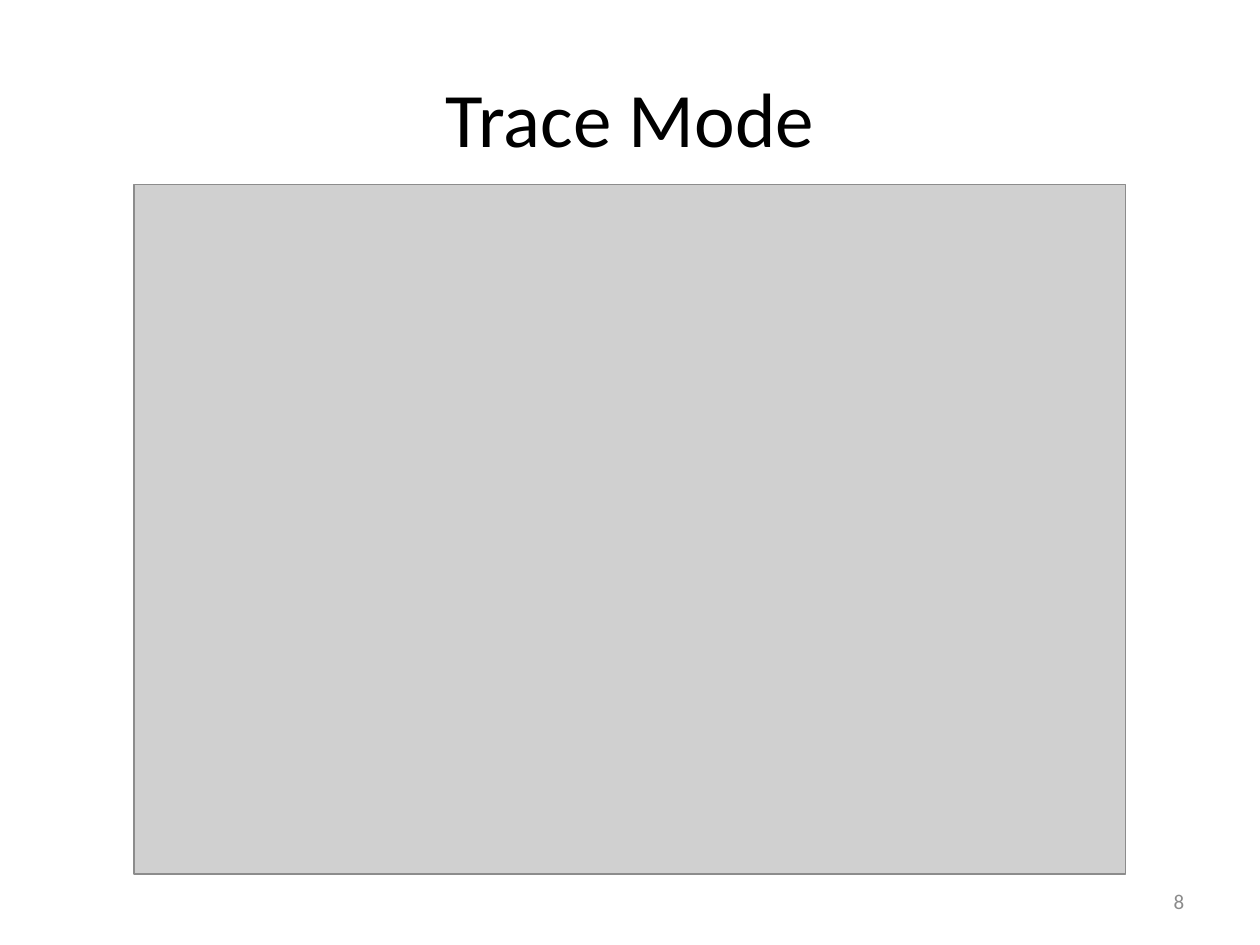
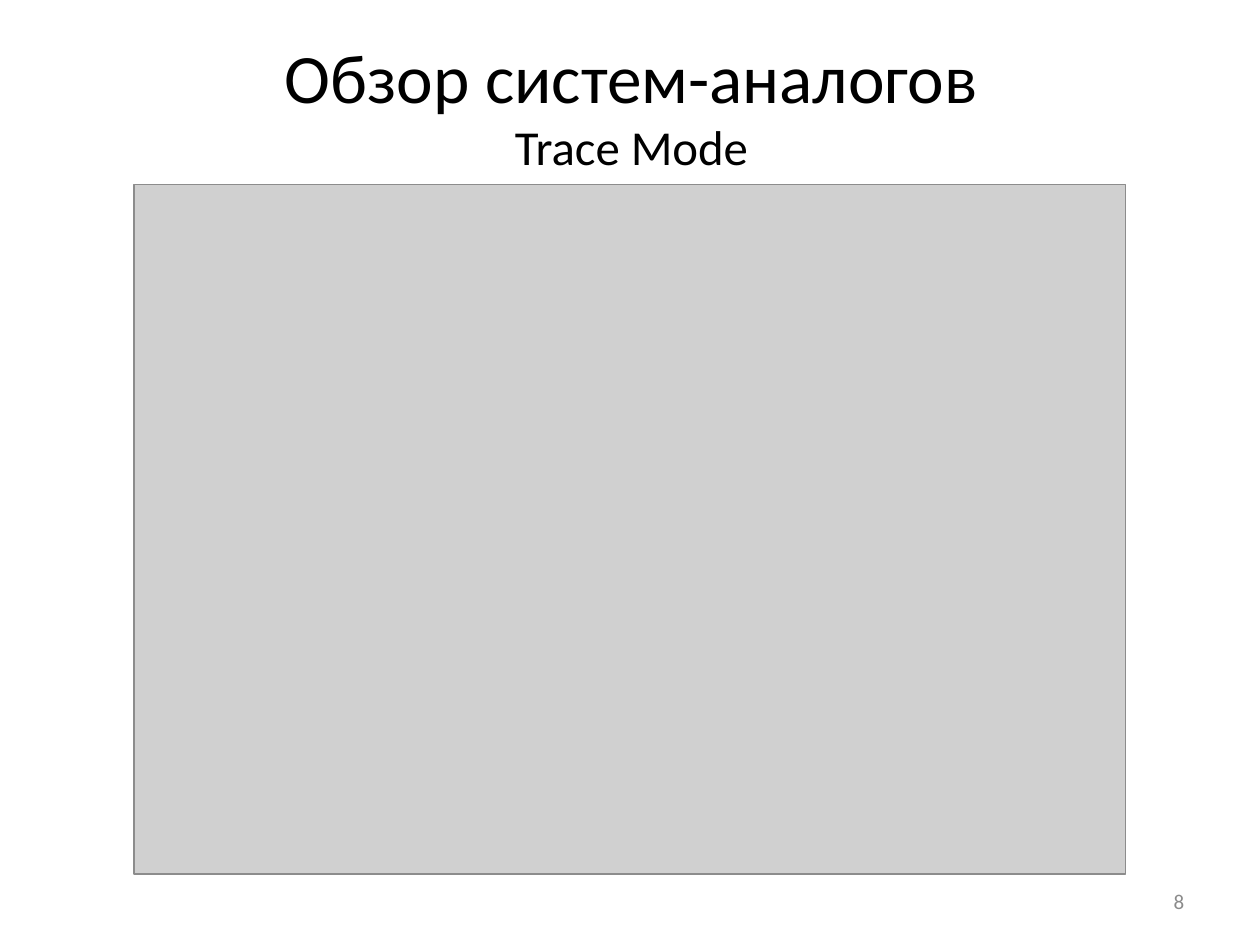
Before and after one commit to Morgan163/diplom, a slide deck: slide 8 of Автоматизированная система моделирования волоконно-оптических датчиков со структурным резервированием.pptx. Drawn at 1260x945 pixels with LibreOffice and Linux fonts; fonts in the diff are those of the drawing; grey boxes stand for pictures. Boxes give left, top, right and bottom in pixels: in the first picture for what was removed or moved away, otherwise in the second. Text is boxed around its words. In the diff, an @@ line names an element or a change of style, - is before the commit and + after.

```diff
--- a/Автоматизированная система моделирования волоконно-оптических датчиков со структурным резервированием.pptx
+++ b/Автоматизированная система моделирования волоконно-оптических датчиков со структурным резервированием.pptx
@@ title at (x1=285, y1=56, x2=978, y2=166): text changed; size 44 to 39.6 pt @@
-Trace Mode
+Обзор систем-аналогов
+Trace Mode
```
Also in this commit, not shown: 2 other slides changed, 1 slide added, 2 other files.
